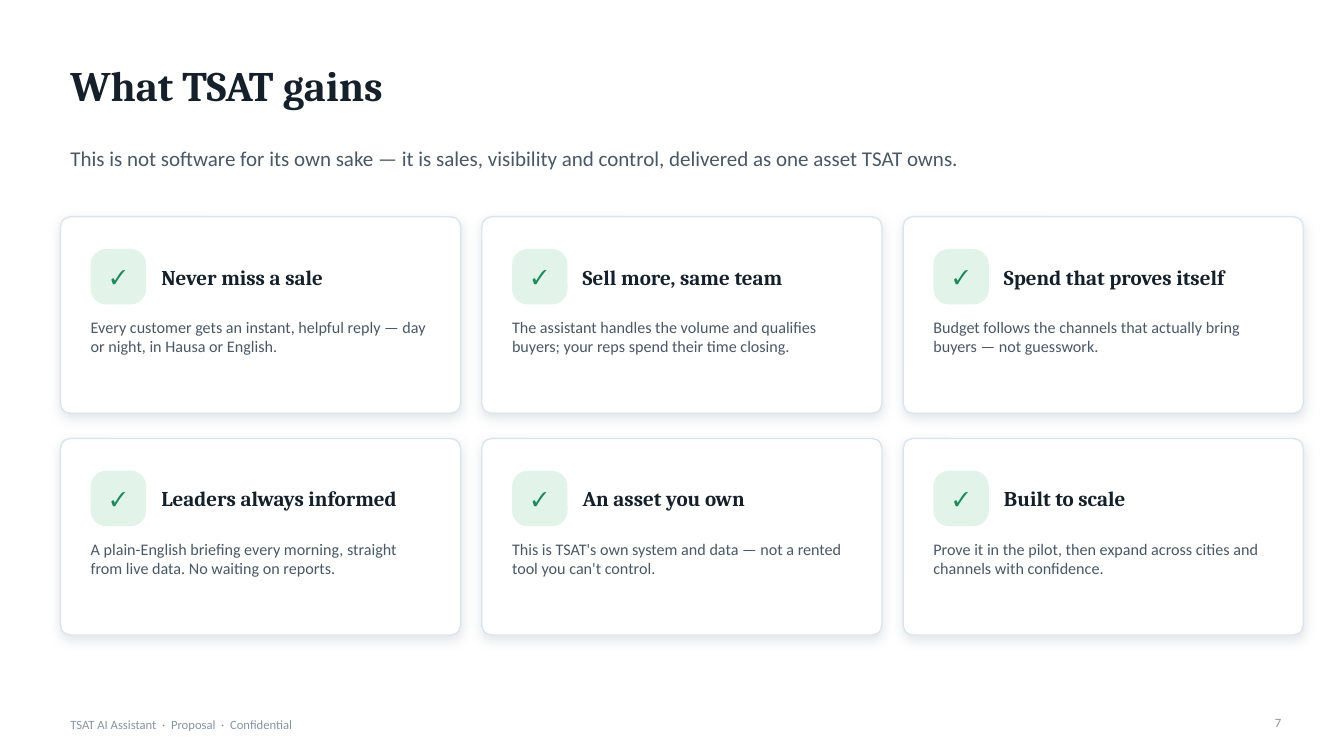
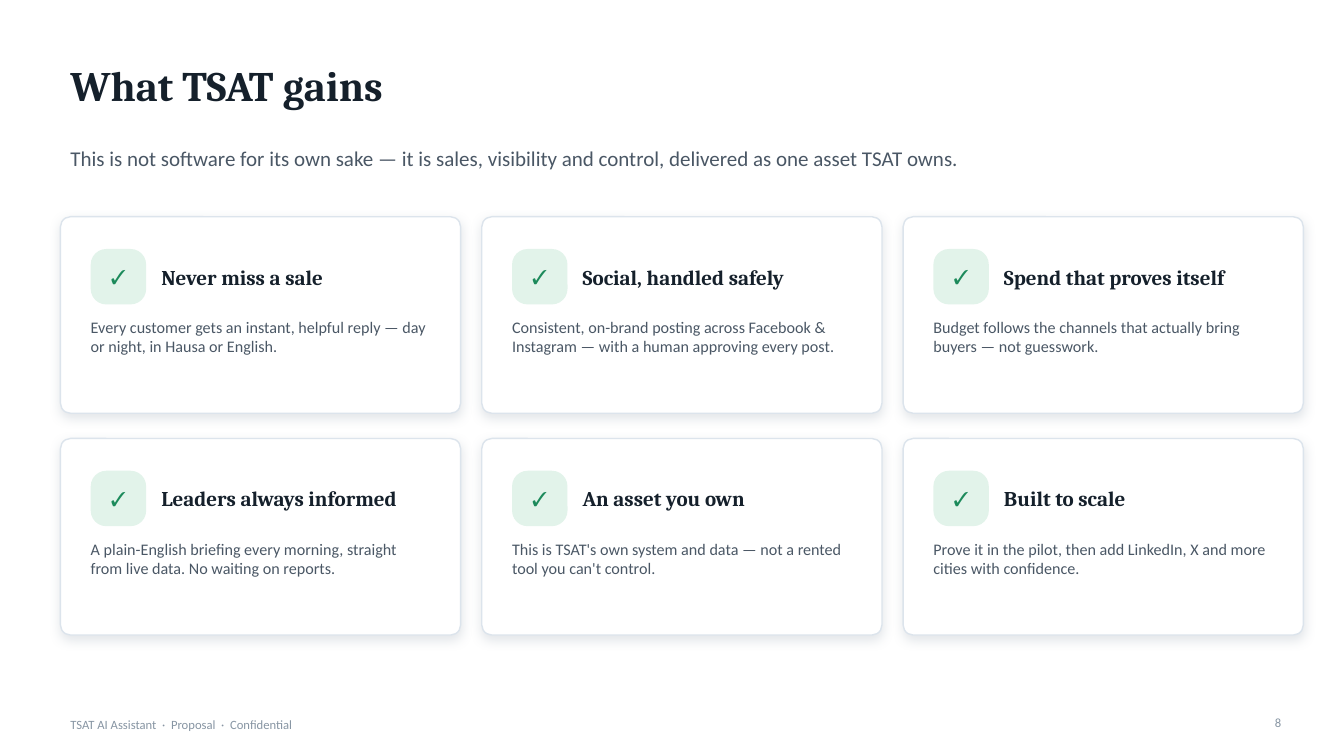
Before and after one commit to Bekaji/Bekaji, a slide deck: slide 8 of tsat-ai-assistant/TSAT_AI_Assistant_Pitch_Deck.pptx (slide 7 before the commit). Drawn at 1344x756 pixels with LibreOffice and Linux fonts; fonts in the diff are those of the drawing. Boxes give left, top, right and bottom in pixels: in the first picture for what was removed or moved away, otherwise in the second. Text is boxed around its words. In the diff, an @@ line names an element or a change of style, - is before the commit and + after.

```diff
--- a/tsat-ai-assistant/TSAT_AI_Assistant_Pitch_Deck.pptx
+++ b/tsat-ai-assistant/TSAT_AI_Assistant_Pitch_Deck.pptx
@@ text at (x1=583, y1=270, x2=784, y2=290): text changed @@
-Sell more, same team
+Social, handled safely
@@ text at (x1=512, y1=322, x2=834, y2=355): text changed @@
-The assistant handles the volume and qualifies buyers; your reps spend their time closing.
+Consistent, on-brand posting across Facebook & Instagram — with a human approving every post.
@@ text at (x1=933, y1=544, x2=1266, y2=574): text changed @@
-Prove it in the pilot, then expand across cities and channels with confidence.
+Prove it in the pilot, then add LinkedIn, X and more cities with confidence.
@@ page number at (x1=1275, y1=718, x2=1281, y2=727): text changed @@
-7
+8
```
Also in this commit, not shown: 12 other slides changed, 1 slide added, 2 other files.
